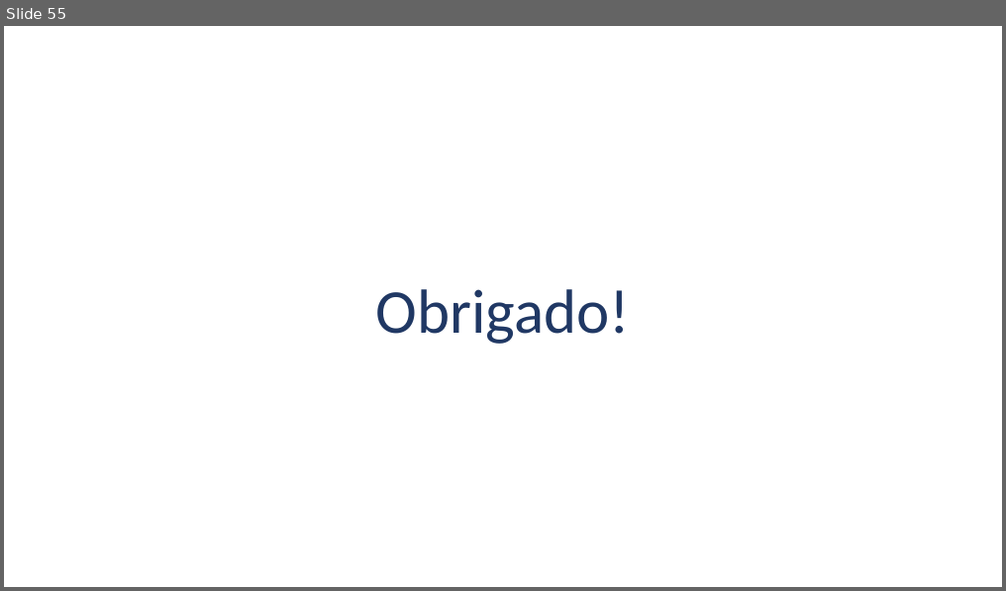
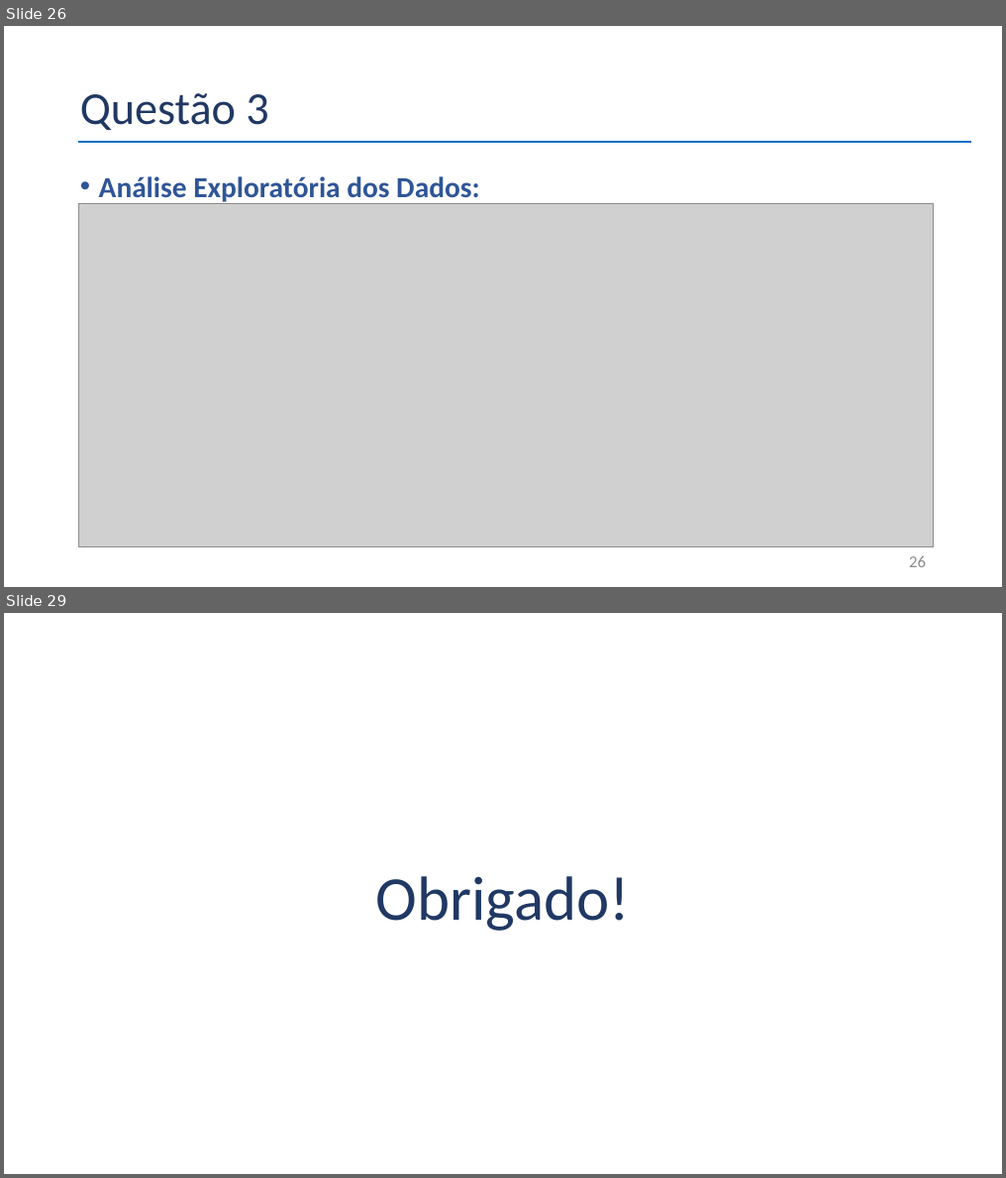
Before and after one commit to belmino15/case_selecao, a slide deck: Apresentação_Case.pptx. Shown one above the other, each under a label of ours: slide 55 before the commit, slides 26 and 29 after it; the slides between them are not shown. The pictures are 1006x591 and 1006x1178 pixels, drawn with LibreOffice and Linux fonts; fonts in the diff are those of the drawing; grey boxes stand for pictures. Boxes give left, top, right and bottom in pixels: in the first picture for what was removed or moved away, otherwise in the second. Text is boxed around its words. In the diff, an @@ line names an element or a change of style, - is before the commit and + after.

```diff
--- a/Apresentação_Case.pptx
+++ b/Apresentação_Case.pptx
@@ slide 26 added at box(4, 26, 1002, 587), background #FFFFFF @@
@@ title added at box(80, 93, 268, 130), 44 pt, text #203864 @@
+Questão 3
@@ line added from (78, 142) to (971, 142), #0070C0 2.25 pt @@
@@ picture added at box(78, 203, 933, 547) @@
@@ text added at box(99, 176, 479, 204), 28 pt, text #2F5597, bold @@
+• Análise Exploratória dos Dados:
@@ page number added at box(909, 557, 926, 568), 16 pt, text #8C8C8C @@
+26
@@ what was slide 55 is now slide 29 @@
```
Also in this commit, not shown: 27 other slides added, 55 slides removed.
